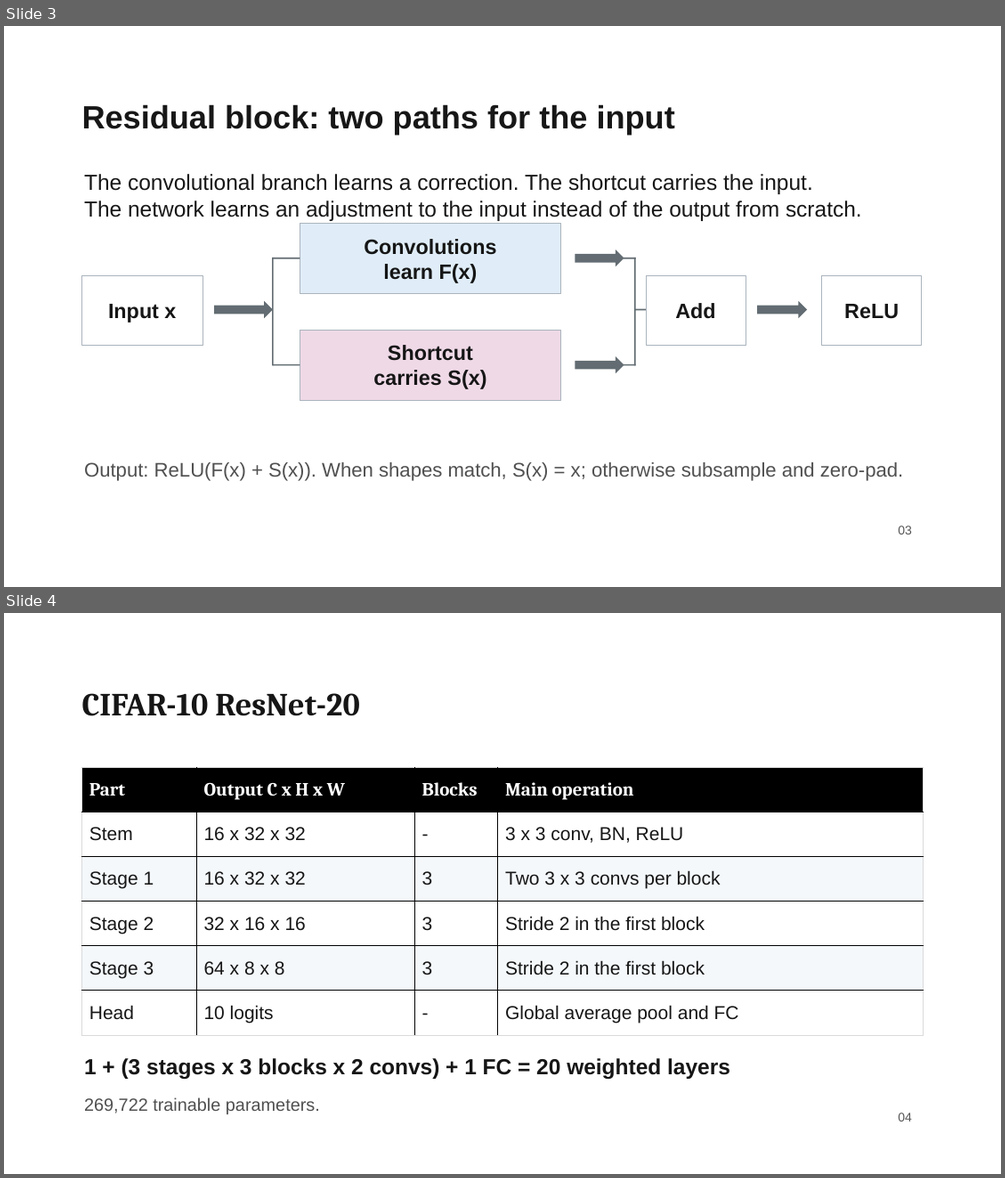
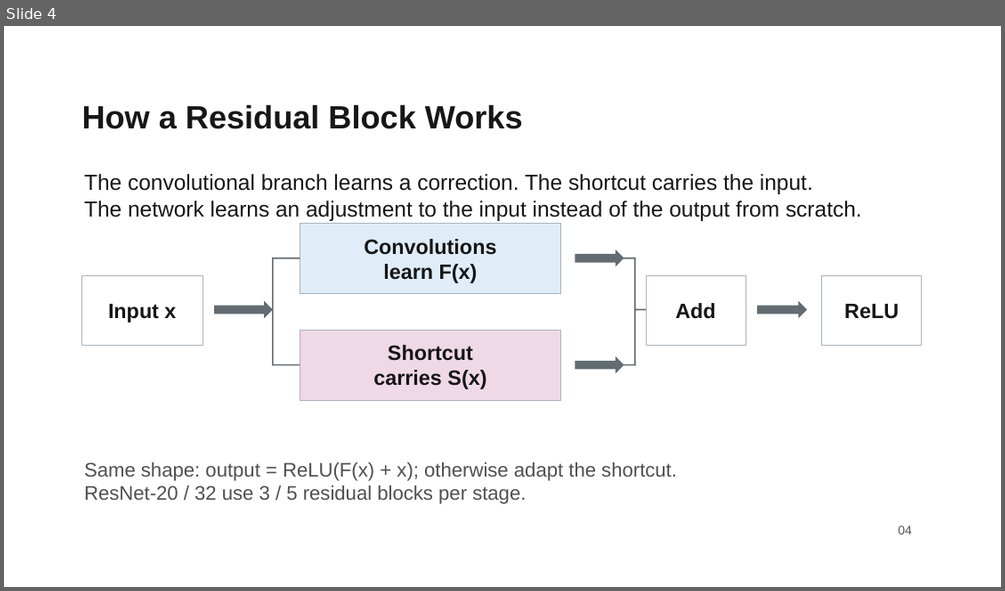
Before and after one commit to liuyanze910-svg/miae01-resnet-replication, a slide deck: docs/slides/week4_a_background_methods.pptx. Shown one above the other, each under a label of ours: slides 3 and 4 before the commit, slide 4 after it. The pictures are 1005x1178 and 1005x591 pixels, drawn with LibreOffice and Linux fonts; fonts in the diff are those of the drawing; background and template pictures are left out. Boxes give left, top, right and bottom in pixels: in the first picture for what was removed or moved away, otherwise in the second. Text is boxed around its words. In the diff, an @@ line names an element or a change of style, - is before the commit and + after.

```diff
--- a/docs/slides/week4_a_background_methods.pptx
+++ b/docs/slides/week4_a_background_methods.pptx
@@ slide 4 removed at <box>4,613,1001,1174</box>, background picture (left out) @@
@@ text removed at <box>82,693,359,716</box> @@
-CIFAR-10 ResNet-20
@@ table removed at <box>81,767,923,1035</box>, 6 rows, 4 columns @@
-Part | Output C x H x W | Blocks | Main operation
-Stem | 16 x 32 x 32 | - | 3 x 3 conv, BN, ReLU
-Stage 1 | 16 x 32 x 32 | 3 | Two 3 x 3 convs per block
-Stage 2 | 32 x 16 x 16 | 3 | Stride 2 in the first block
-Stage 3 | 64 x 8 x 8 | 3 | Stride 2 in the first block
-Head | 10 logits | - | Global average pool and FC
@@ text removed at <box>84,1058,730,1078</box> @@
-1 + (3 stages x 3 blocks x 2 convs) + 1 FC = 20 weighted layers
@@ text removed at <box>84,1097,320,1114</box> @@
-269,722 trainable parameters.
@@ text removed at <box>898,1112,912,1121</box> @@
-04
@@ what was slide 3 is now slide 4 @@
@@ slide 4 changed as well @@
@@ text at <box>82,104,523,129</box>: text changed @@
-Residual block: two paths for the input
+How a Residual Block Works
@@ text at <box>84,462,677,504</box>: text changed @@
-Output: ReLU(F(x) + S(x)). When shapes match, S(x) = x; otherwise subsample and zero-pad.
+Same shape: output = ReLU(F(x) + x); otherwise adapt the shortcut.
+ResNet-20 / 32 use 3 / 5 residual blocks per stage.
@@ text at <box>898,525,912,534</box>: text changed @@
-03
+04
```
Also in this commit, not shown: 2 other slides changed, 3 slides added, 2 other slides removed.
